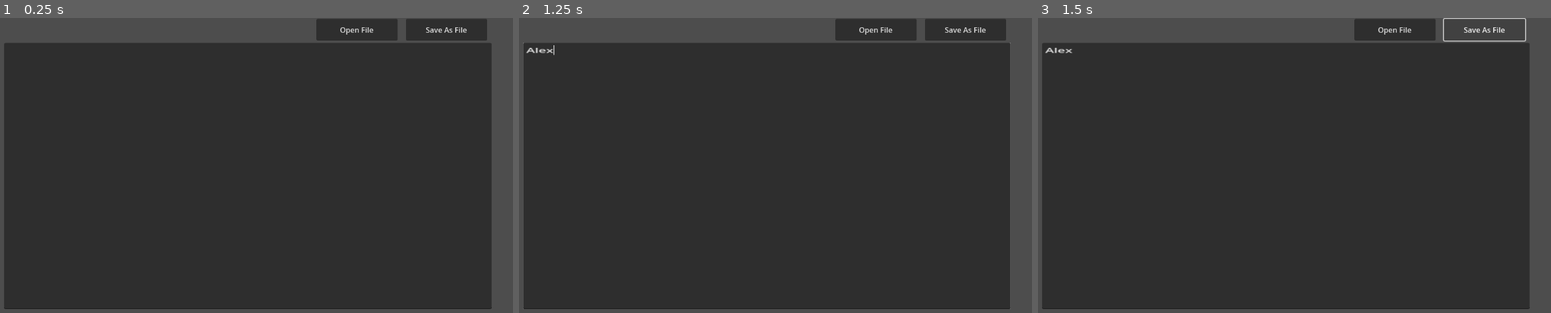
Above: before the commit, frames 1-3 (left to right).
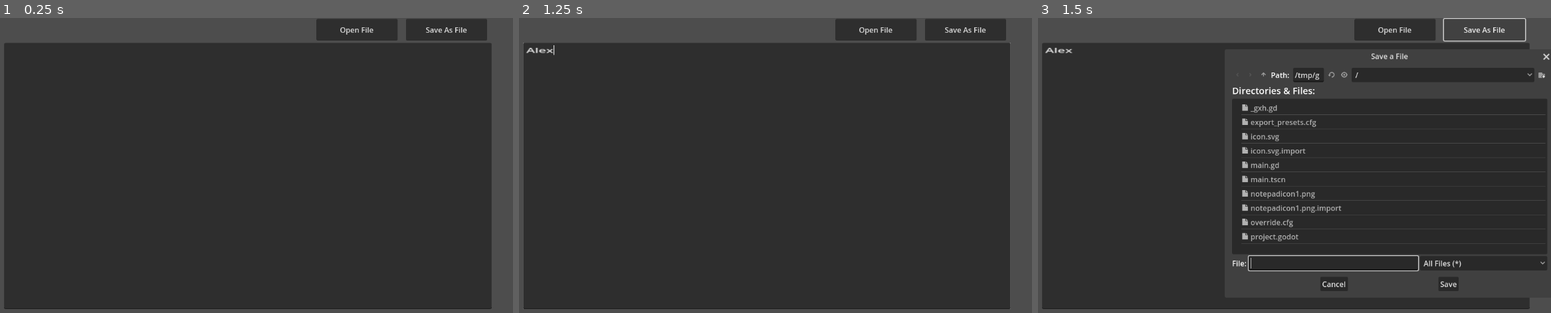
Above: after the commit, the same moments.

Repository: had2020/Godot-4-Text-editor
Game: Godot game, scene res://main.tscn
Two runs of this game, one before a commit and one after it. Both use one fixed random seed, a clock stepped at 60 frames per second and the inputs below.
Inputs (mouse positions are in pixels of both pictures, inside the frame that each line leads up to):
- Up to frame 1 (0.25 s): no input
- Up to frame 2 (1.25 s): click (765, 177) at 0.52 s; type "Alex" at 0.6 s
- Up to frame 3 (1.5 s): click "Save As File" at 1.25 s

Frames 1-2 are identical in both runs. In frame 3, 4.3% of the frame differs, in the area x 37-100%, y 11-92%.

Commit message:
Update main.gd
An update to fix a typo I had

Diff:
--- a/Text Editor app/main.gd
+++ b/Text Editor app/main.gd
@@ -4,7 +4,7 @@
 func _on_open_pressed():
 	$FileDialog.popup() #this unhides the node using the popup method
 
-func _n_save_pressed():
+func _on_save_pressed():
 	$SaveFileDialog2.popup() #this unhides the node using the popup method
 
 func _on_file_dialog_file_selected(path):
